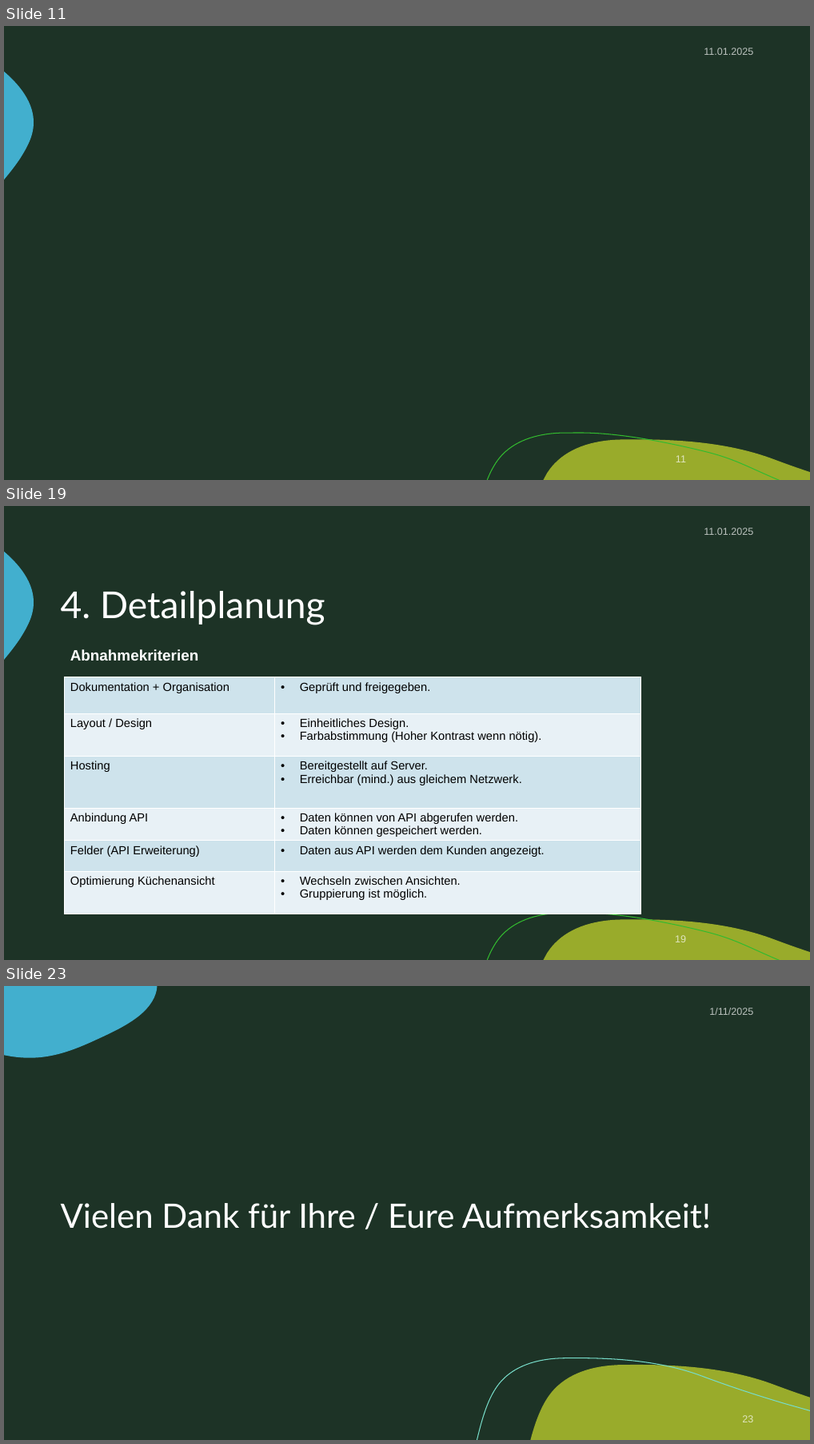
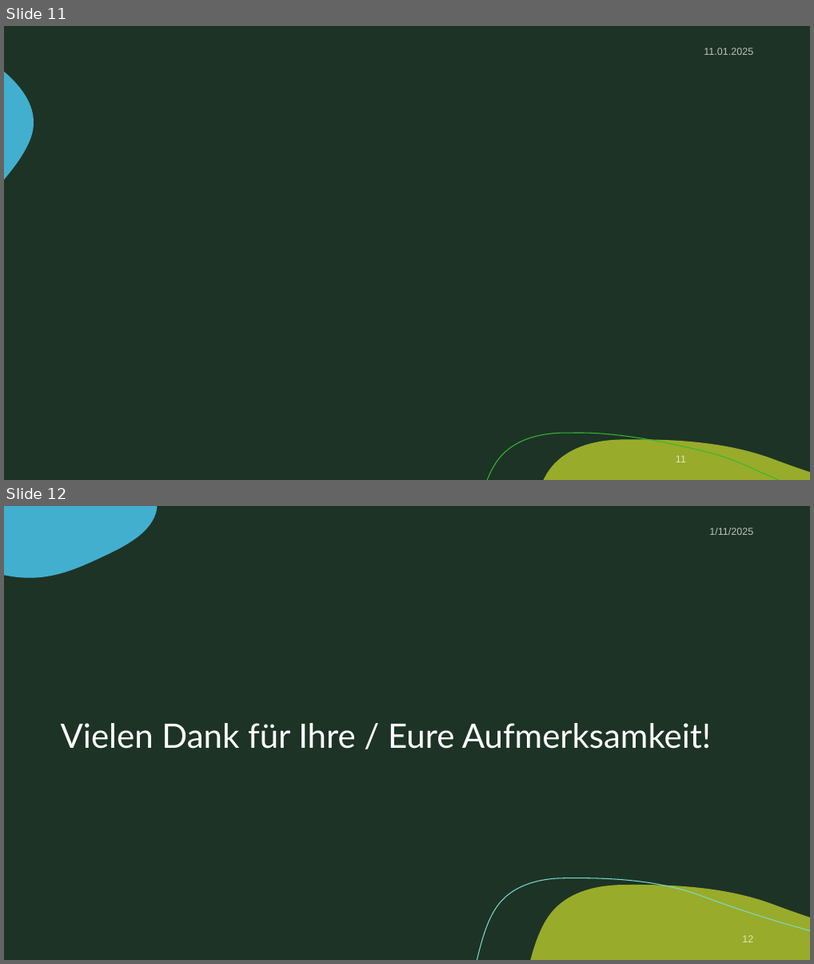
Before and after one commit to zIExpantion/ZumGelbenBach, a slide deck: Dokumente/Sprint-Backlog/Sprint-Backlog3.pptx. Shown one above the other, each under a label of ours: slides 11, 19 and 23 before the commit, slides 11 and 12 after it; the slides between them are not shown. The pictures are 814x1444 and 814x964 pixels, drawn with LibreOffice and Linux fonts; fonts in the diff are those of the drawing; background and template pictures are left out. Boxes give left, top, right and bottom in pixels: in the first picture for what was removed or moved away, otherwise in the second. Text is boxed around its words. In the diff, an @@ line names an element or a change of style, - is before the commit and + after.

```diff
--- a/Dokumente/Sprint-Backlog/Sprint-Backlog3.pptx
+++ b/Dokumente/Sprint-Backlog/Sprint-Backlog3.pptx
@@ slide 19 removed at (4, 506, 810, 960), background #1D3326; not listed: 3 template elements that a slide beside it also shows @@
@@ text removed at (704, 528, 754, 535) @@
-11.01.2025
@@ title removed at (61, 591, 326, 625) @@
-4. Detailplanung
@@ text removed at (70, 649, 199, 660) @@
-Abnahmekriterien
@@ table removed at (65, 677, 641, 916), 6 rows, 2 columns @@
-Dokumentation + Organisation | Geprüft und freigegeben.
-Layout / Design | Einheitliches Design. / Farbabstimmung (Hoher Kontrast wenn nötig).
-Hosting | Bereitgestellt auf Server. / Erreichbar (mind.) aus gleichem Netzwerk.
-Anbindung API | Daten können von API abgerufen werden. / Daten können gespeichert werden.
-Felder (API Erweiterung) | Daten aus API werden dem Kunden angezeigt.
-Optimierung Küchenansicht | Wechseln zwischen Ansichten. / Gruppierung ist möglich.
@@ page number removed at (675, 935, 686, 942) @@
-19
@@ what was slide 23 is now slide 12 @@
@@ page number at (742, 935, 754, 942): text changed @@
-23
+12
```
Also in this commit, not shown: 4 slides changed, 10 other slides removed, 2 other files.
